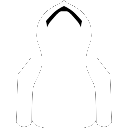
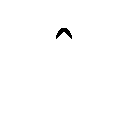
Two versions of the same layered image (128 × 128). Layer-by-layer changes:
renamed "Background" to "Light Racer", painted on it over (x1=35, y1=1, x2=93, y2=128)
renamed "Layer" to "Light Civilian", hid it, painted on it over (x1=16, y1=0, x2=112, y2=128)
